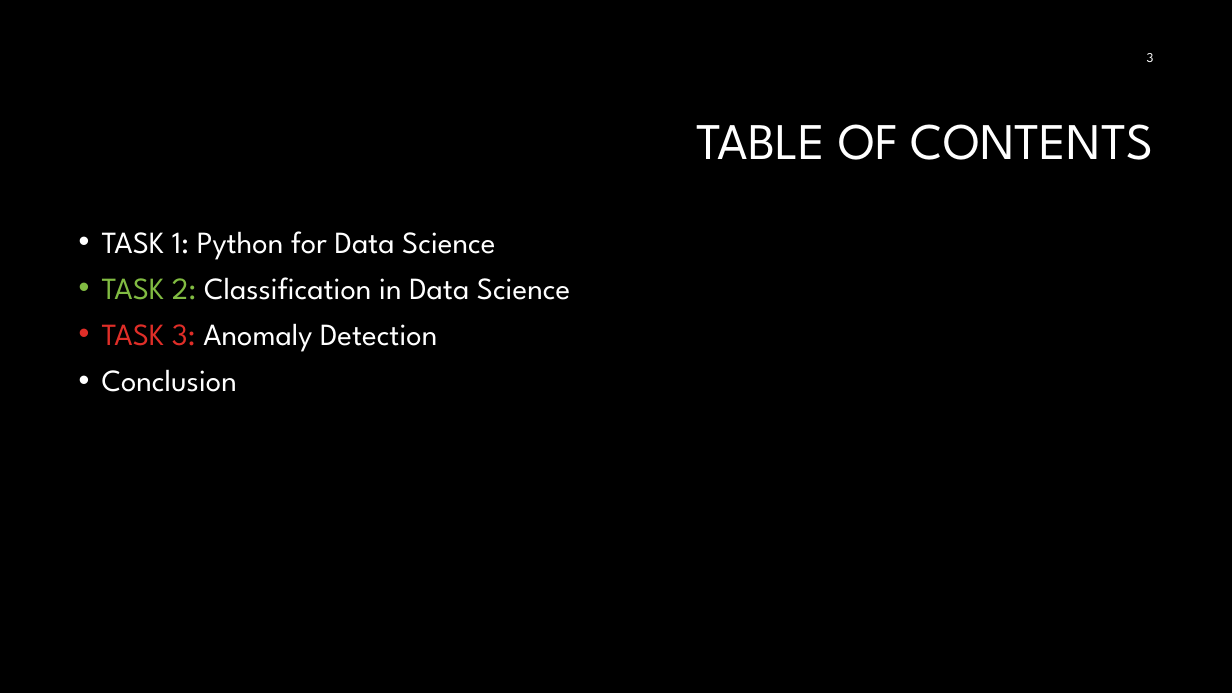
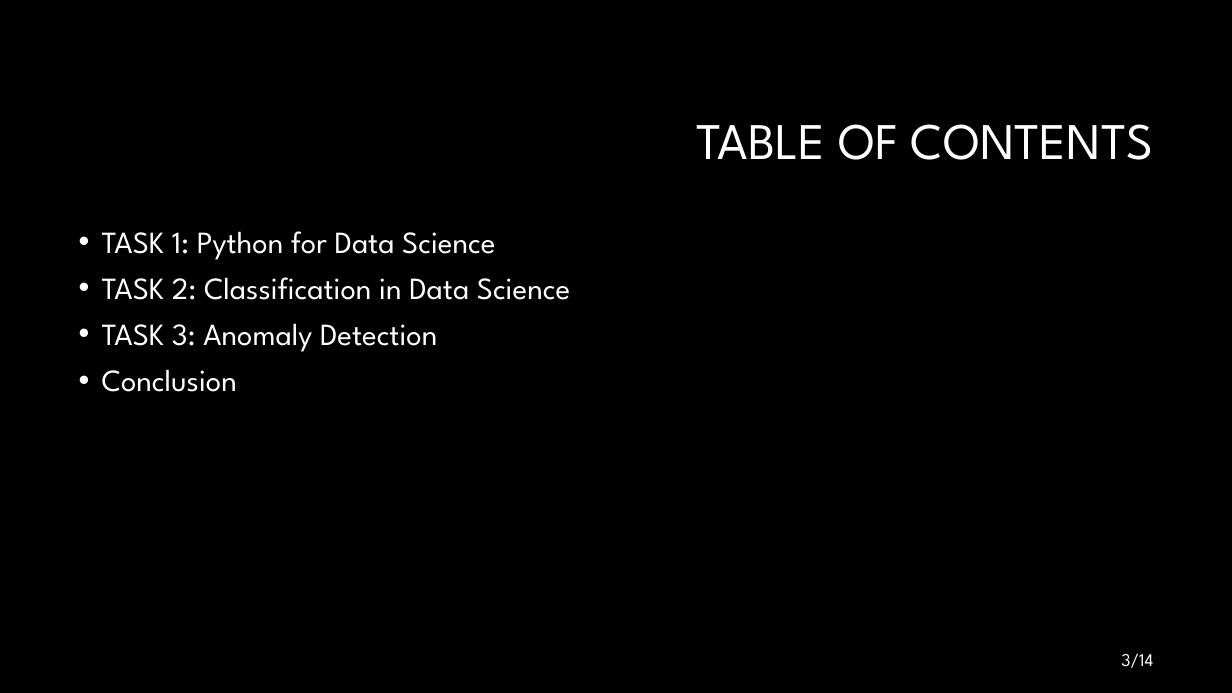
Before and after one commit to mehmedkadric/internship, a slide deck: slide 3 of demoPresentation/DemoPresentation.pptx. Drawn at 1232x693 pixels with LibreOffice and Linux fonts; fonts in the diff are those of the drawing; background and template pictures are left out. Boxes give left, top, right and bottom in pixels: in the first picture for what was removed or moved away, otherwise in the second. Text is boxed around its words. In the diff, an @@ line names an element or a change of style, - is before the commit and + after.

```diff
--- a/demoPresentation/DemoPresentation.pptx
+++ b/demoPresentation/DemoPresentation.pptx
@@ text at <box>102,277,570,352</box>: text colour #81BB42 to #FFFFFF in "TASK 2:"; text colour #DF2E28 to #FFFFFF in "TASK 3:" @@
@@ page number at <box>1121,653,1153,668</box>: text changed; size 10.5 to 14 pt @@
-3
+3/14
```
Also in this commit, not shown: 12 other slides changed, 1 slide added, 1 slide removed, 2 other files.
